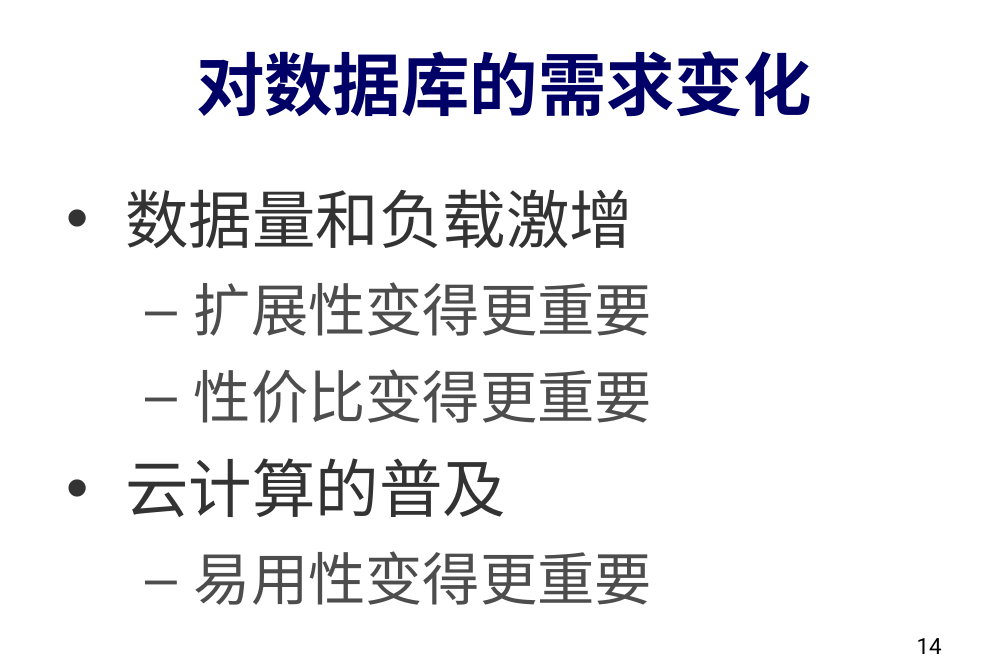
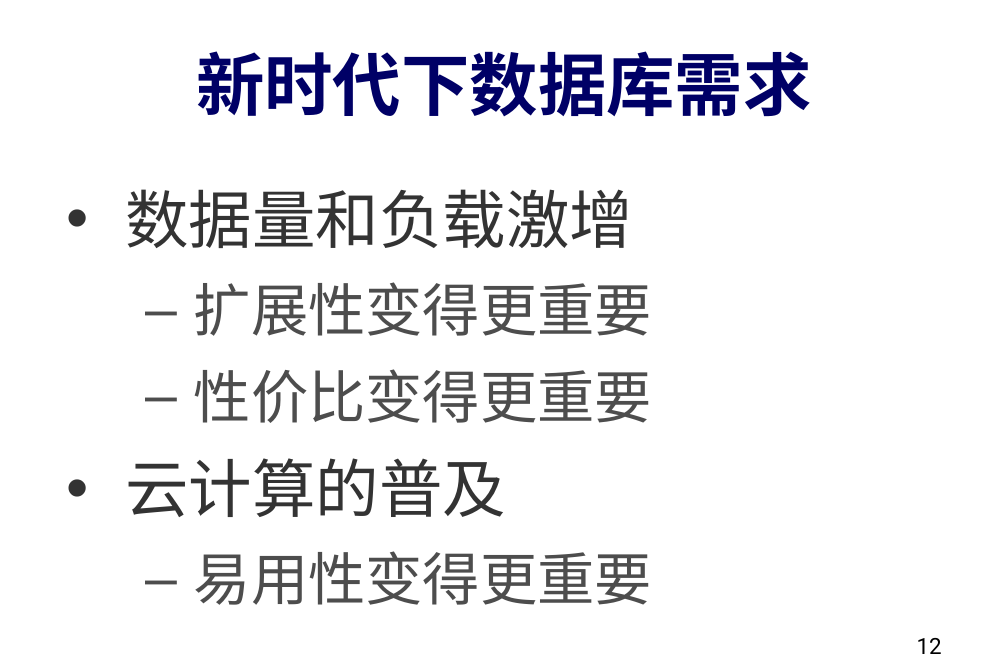
Before and after one commit to dase314/dase314.github.io, a slide deck: slide 12 of files/W1-Intro.pptx (slide 14 before the commit). Drawn at 1008x672 pixels with LibreOffice and Linux fonts; fonts in the diff are those of the drawing. Boxes give left, top, right and bottom in pixels: in the first picture for what was removed or moved away, otherwise in the second. Text is boxed around its words. In the diff, an @@ line names an element or a change of style, - is before the commit and + after.

```diff
--- a/files/W1-Intro.pptx
+++ b/files/W1-Intro.pptx
@@ title at (196, 51, 811, 117): text changed @@
-对数据库的需求变化
+新时代下数据库需求
@@ page number at (917, 638, 942, 654): text changed @@
-14
+12
```
Also in this commit, not shown: 6 other slides changed, 2 slides added, 2 other files.
